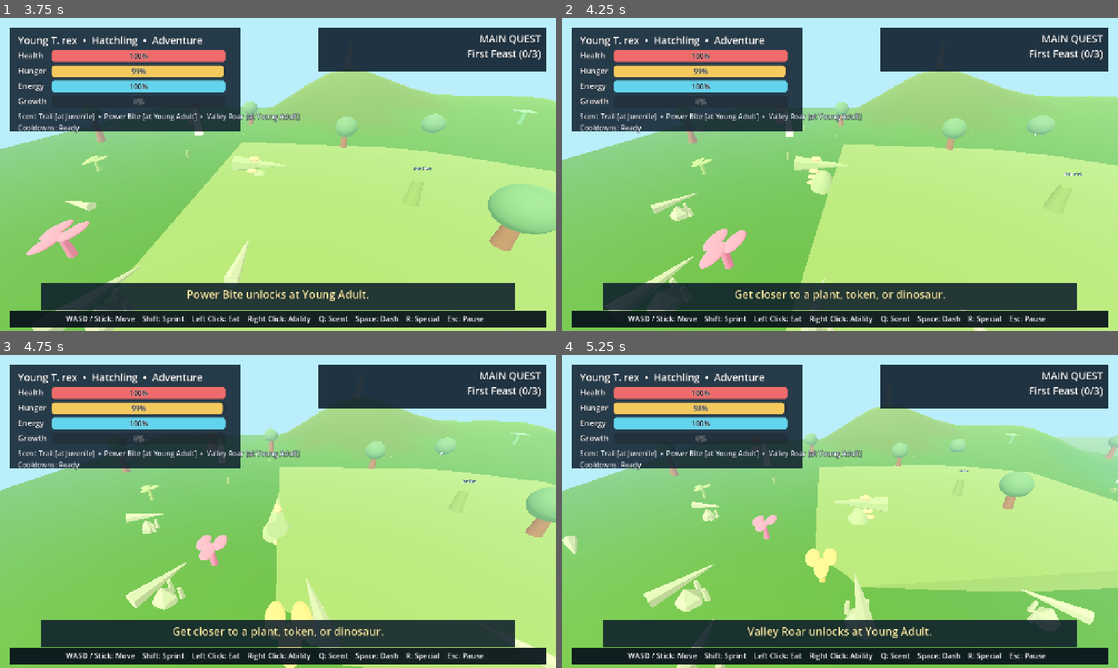
Above: before the commit, frames 1-4 (two rows, left to right).
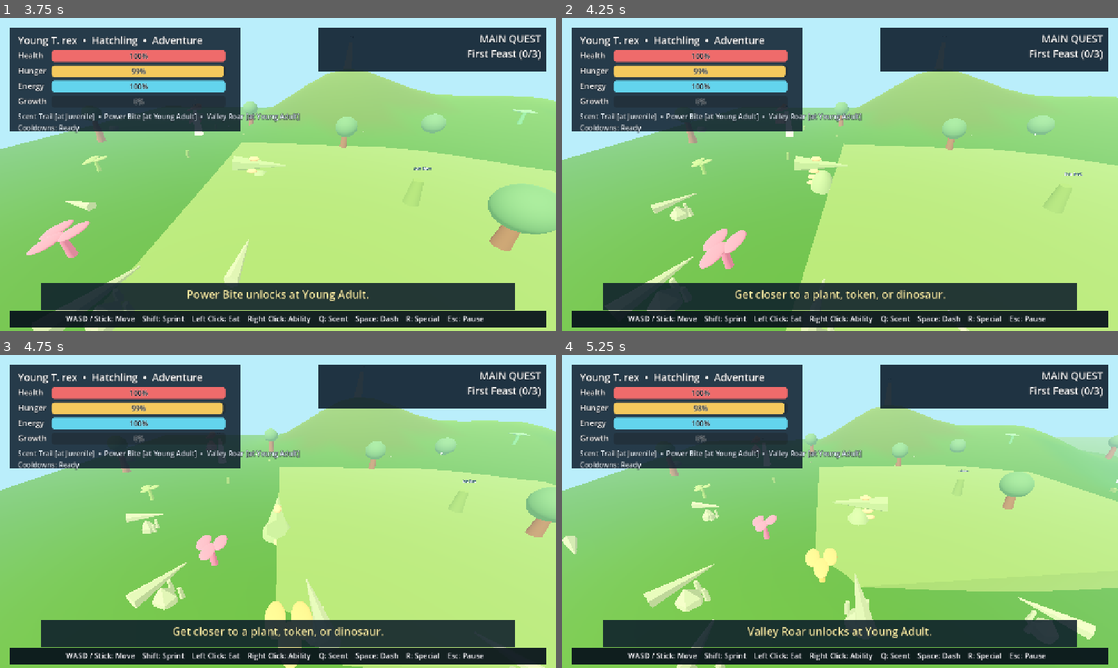
Above: after the commit, the same moments.

Repository: mschalle/Dino-Game
Game: Godot game, scene res://Main.tscn
The game is run twice, just before and just after one commit, with the same random seed, the same clock (stepped at 60 frames per second) and the same inputs.
Inputs (mouse positions are in pixels of both pictures, inside the frame that each line leads up to):
- Up to frame 1 (3.75 s): click "Play Adventure" at 0.5 s; tap Enter at 1.25 s; move the mouse to (250, 237) at 1.27 s; hold W (move_forward) 1.28-2.78 s; click (250, 237) at 1.35 s; move the mouse to (444, 221) at 2.02 s; tap Space (dash) at 2.1 s; click (444, 221) at 2.3 s; move the mouse to (111, 127) at 2.77 s; hold A (move_left) from 2.78 s (still down); click (111, 127) at 2.85 s; move the mouse to (305, 174) at 3.52 s; right-click (305, 174) at 3.6 s
- Up to frame 2 (4.25 s): keep holding A (move_left); click (867, 174) at 3.8 s
- Up to frame 3 (4.75 s): move the mouse to (194, 433) at 4.27 s; release A (move_left) at 4.28 s; hold S (move_back) from 4.28 s (still down); tap Q (scent_trail) at 4.35 s; click (194, 433) at 4.55 s
- Up to frame 4 (5.25 s): move the mouse to (962, 495) at 5.02 s; release S (move_back) at 5.03 s; hold D (move_right) from 5.03 s (still down); tap R (special_ability) at 5.1 s

Frame 1 is identical in both runs. In frame 2, less than 0.1% of the frame differs, in the area x 69-77%, y 93-100%; in frame 3, 0.2%; in frame 4, 0.7%, in the area x 82-96%, y 74-91%.

Commit message:
Add biome navigation regions

Diff:
--- a/tests/run_tests.gd
+++ b/tests/run_tests.gd
@@ -100,6 +100,9 @@
 		_check((chunk.biome == "River Wetlands") == (water != null), "%s water surface should match its biome" % chunk.chunk_id)
 		var particles := visual_root.get_node_or_null("AmbientParticles") as GPUParticles3D
 		_check(particles != null and particles.amount > 0 and particles.lifetime > 0.0, "%s should create ambient particles" % chunk.chunk_id)
+		var navigation := visual_root.get_node_or_null("NavigationRegion") as NavigationRegion3D
+		_check(navigation != null and navigation.navigation_mesh != null, "%s should create a navigation region" % chunk.chunk_id)
+		_check(navigation.navigation_mesh.vertices.size() == 4, "%s navigation mesh should cover its ground pad" % chunk.chunk_id)
 		if chunk.biome != "Nest Basin":
 			_check(visual_root.get_node_or_null("Elevation") != null, "%s should create an elevated terrain feature" % chunk.chunk_id)
 			_check(visual_root.get_node_or_null("ElevationCollision") != null, "%s should create elevated terrain collision" % chunk.chunk_id)
--- a/world_chunk_visual.gd
+++ b/world_chunk_visual.gd
@@ -19,6 +19,7 @@
 	_create_vegetation(biome)
 	_create_water(biome)
 	_create_ambient_particles(biome)
+	_create_navigation()
 	var marker := MeshInstance3D.new()
 	var pillar := CylinderMesh.new()
 	pillar.top_radius = 0.18
@@ -171,3 +172,17 @@
 	process_material.emission_box_extents = Vector3(24.0, 3.0, 24.0)
 	particles.process_material = process_material
 	add_child(particles)
+
+func _create_navigation() -> void:
+	var region := NavigationRegion3D.new()
+	region.name = "NavigationRegion"
+	var nav_mesh := NavigationMesh.new()
+	nav_mesh.vertices = PackedVector3Array([
+		Vector3(-29.0, 0.02, -29.0), Vector3(29.0, 0.02, -29.0),
+		Vector3(29.0, 0.02, 29.0), Vector3(-29.0, 0.02, 29.0)
+	])
+	nav_mesh.add_polygon(PackedInt32Array([0, 1, 2, 3]))
+	nav_mesh.agent_radius = float(get_meta("agent_radius", 0.8))
+	nav_mesh.agent_height = 1.8
+	region.navigation_mesh = nav_mesh
+	add_child(region)
Not shown, changed: PROJECT_PLAN.md
